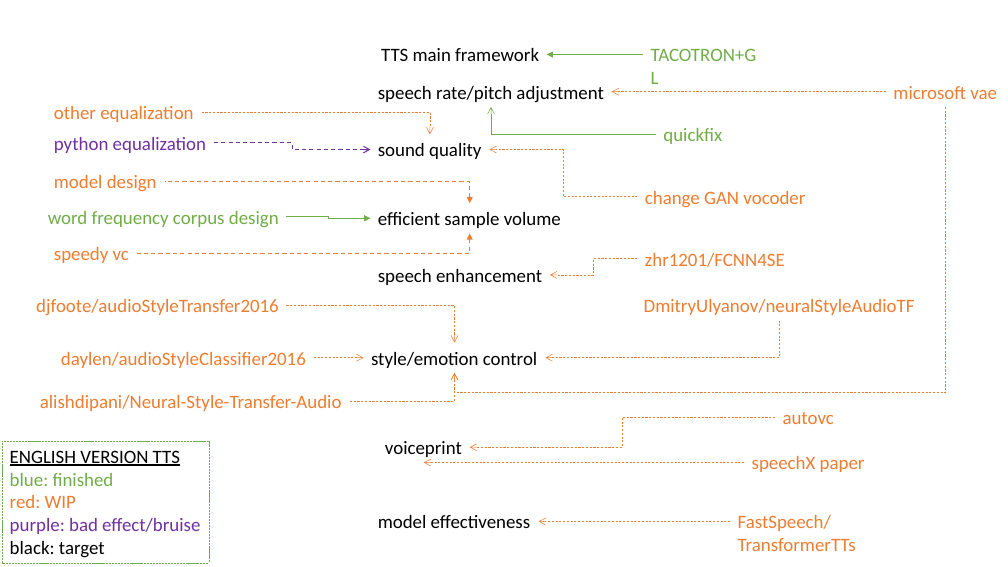
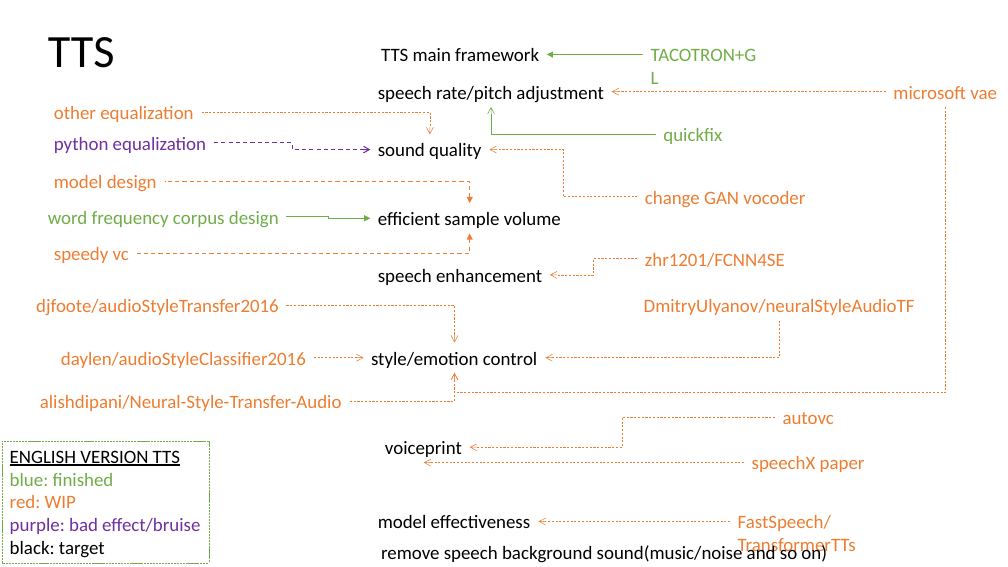
Before and after one commit to kitlomer/MuyuCoreTechnique, a slide deck: slide 2 of tts.pptx. Drawn at 1008x567 pixels with LibreOffice and Linux fonts; fonts in the diff are those of the drawing. Boxes give left, top, right and bottom in pixels: in the first picture for what was removed or moved away, otherwise in the second. Text is boxed around its words. In the diff, an @@ line names an element or a change of style, - is before the commit and + after.

```diff
--- a/tts.pptx
+++ b/tts.pptx
@@ title added at (x1=48, y1=37, x2=115, y2=68), 44 pt, text #000000 @@
+TTS
@@ text added at (x1=381, y1=543, x2=827, y2=563), 18 pt, text #000000 @@
+remove speech background sound(music/noise and so on)
```
Also in this commit, not shown: 1 other slide changed.
